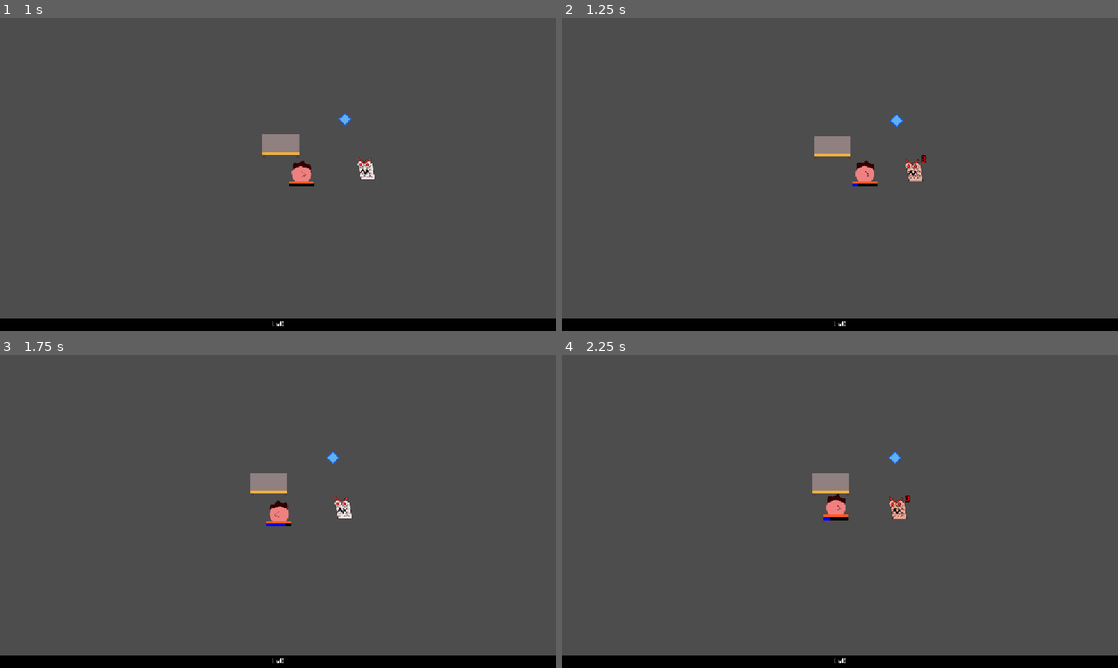
Above: before the commit, frames 1-4 (two rows, left to right).
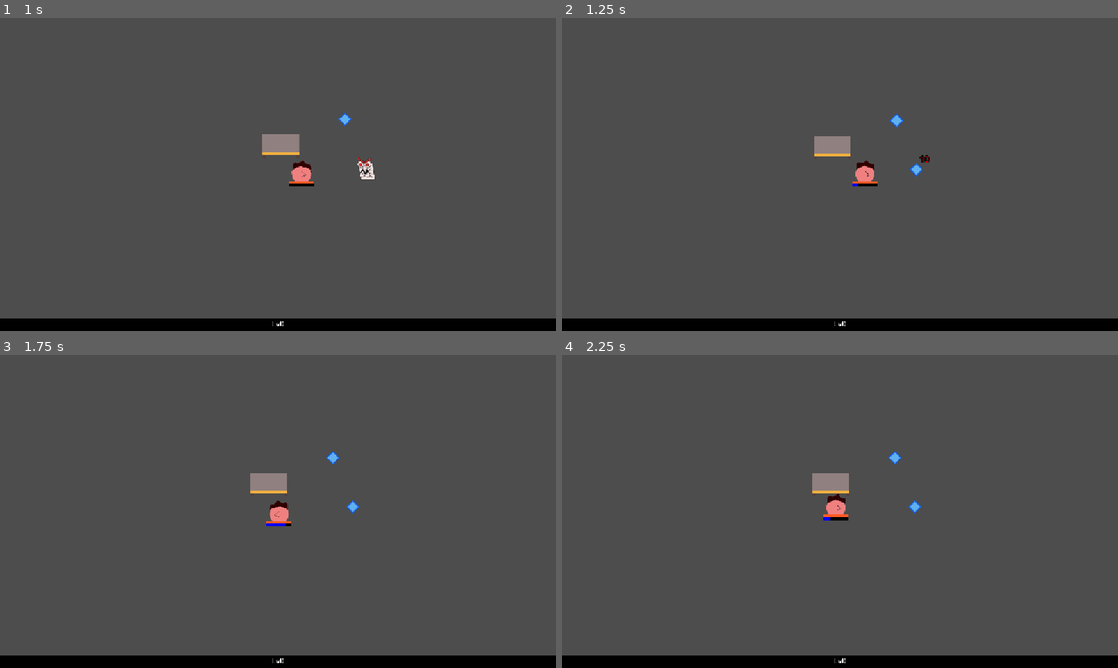
Above: after the commit, the same moments.

Repository: mathew-tran/LevelUpGameJam2025
Game: Godot game, scene res://Scene/Main.tscn
The game is run twice, just before and just after one commit, with the same random seed, the same clock (stepped at 60 frames per second) and the same inputs.
Inputs (mouse positions are in pixels of both pictures, inside the frame that each line leads up to):
- Up to frame 1 (1 s): move the mouse to (400, 158) at 0.52 s
- Up to frame 2 (1.25 s): no input
- Up to frame 3 (1.75 s): move the mouse to (166, 527) at 1.27 s
- Up to frame 4 (2.25 s): move the mouse to (895, 442) at 2.02 s

Frame 1 is identical in both runs. In frame 2, 0.2% of the frame differs, in the area x 61-67%, y 43-53%; in frame 3, 0.2%; in frame 4, 0.2%, in the area x 58-65%, y 44-53%.

Commit message:
added penetration state

Diff:
--- a/Content/CharacterData.gd
+++ b/Content/CharacterData.gd
@@ -26,8 +26,7 @@
 	return str
 
 func Create():
-	var instance = load("res://Prefabs/Characters/Base.tscn").instantiate()
+	var instance = load("res://Prefabs/Characters/BaseCharacter.tscn").instantiate()
 	instance.global_position = Finder.GetPlayer().GetPlayerPosition()
+	instance.CharacterDataRef = self
 	Finder.GetWorkerGroup().add_child(instance)
-
-	instance.Setup(self)
--- a/Content/CharacterPools/Common/Mark.tres
+++ b/Content/CharacterPools/Common/Mark.tres
@@ -1,10 +1,32 @@
-[gd_resource type="Resource" script_class="CharacterData" load_steps=6 format=3 uid="uid://cj6fpl8v47hn3"]
+[gd_resource type="Resource" script_class="CharacterData" load_steps=12 format=3 uid="uid://cj6fpl8v47hn3"]
 
 [ext_resource type="Texture2D" uid="uid://cj0tuc0njq1l3" path="res://Art/Character/Mark.png" id="1_tk5wi"]
 [ext_resource type="PackedScene" uid="uid://csm5aoidl1x0s" path="res://Prefabs/Projectiles/BaseProjectile.tscn" id="2_eoqc0"]
 [ext_resource type="Script" uid="uid://b1crlyox21yx2" path="res://Content/CharacterUpgradeData.gd" id="3_x2yx5"]
-[ext_resource type="Resource" uid="uid://comm7auor3dgh" path="res://Content/Characters/Mark/Upgrades/Mark_001.tres" id="4_dd2m4"]
+[ext_resource type="Script" uid="uid://bqa6hwpbpw3x0" path="res://Content/UpgradeTypes/CharacterUpgradeBaseAttack.gd" id="4_sr8xb"]
+[ext_resource type="Script" uid="uid://cxcg364uu2exq" path="res://Content/UpgradeTypes/CharacterUpgradePenetration.gd" id="4_viqu8"]
 [ext_resource type="Script" uid="uid://dadt4pa7kewb" path="res://Content/CharacterData.gd" id="5_6070i"]
+[ext_resource type="Script" uid="uid://civl0ns7ngbc6" path="res://Content/UpgradeTypes/CharacterUpgradeBaseAttackRate.gd" id="5_viqu8"]
+
+[sub_resource type="Resource" id="Resource_ia558"]
+script = ExtResource("4_viqu8")
+Penetration = 1
+metadata/_custom_type_script = "uid://cxcg364uu2exq"
+
+[sub_resource type="Resource" id="Resource_8w7eq"]
+script = ExtResource("5_viqu8")
+AttackRateIncrease = 15.0
+metadata/_custom_type_script = "uid://civl0ns7ngbc6"
+
+[sub_resource type="Resource" id="Resource_i4kpn"]
+script = ExtResource("4_sr8xb")
+Amount = 10.0
+metadata/_custom_type_script = "uid://bqa6hwpbpw3x0"
+
+[sub_resource type="Resource" id="Resource_sr8xb"]
+script = ExtResource("4_sr8xb")
+Amount = 10.0
+metadata/_custom_type_script = "uid://bqa6hwpbpw3x0"
 
 [resource]
 script = ExtResource("5_6070i")
@@ -14,5 +36,5 @@
 Description = "Has extra pencils to throw around."
 Picture = ExtResource("1_tk5wi")
 Projectile = ExtResource("2_eoqc0")
-Upgrades = Array[ExtResource("3_x2yx5")]([ExtResource("4_dd2m4")])
+Upgrades = Array[ExtResource("3_x2yx5")]([SubResource("Resource_ia558"), SubResource("Resource_8w7eq"), SubResource("Resource_i4kpn"), SubResource("Resource_sr8xb"), SubResource("Resource_ia558")])
 metadata/_custom_type_script = "uid://dadt4pa7kewb"
--- a/Content/Characters/Mark/Upgrades/Mark_001.tres
+++ /dev/null
@@ -1,8 +0,0 @@
-[gd_resource type="Resource" script_class="CharacterUpgradeBaseAttackData" load_steps=2 format=3 uid="uid://comm7auor3dgh"]
-
-[ext_resource type="Script" uid="uid://bqa6hwpbpw3x0" path="res://Content/UpgradeTypes/CharacterUpgradeBaseAttack.gd" id="1_je0x3"]
-
-[resource]
-script = ExtResource("1_je0x3")
-Amount = 3
-metadata/_custom_type_script = "uid://bqa6hwpbpw3x0"
--- /dev/null
+++ b/Content/StatResourceData.gd
@@ -0,0 +1,139 @@
+extends Resource
+
+class_name StatResourceData
+
+@export var FlatValue = 0.0
+var PercentageIncrease = 1.0
+var MultiplicationIncrease = 1.0
+
+@export var MaxClampValue = -1.0
+@export var MinClampValue = -1.0
+
+@export var PostPend = ""
+
+var GoodUpdates = [
+
+]
+var BadUpdates = [
+]
+
+enum SCALE_TYPE {
+	LINEAR,
+	ADDITIVE,
+	MULTIPLICATIVE
+}
+
+signal ValueUpdated(newValue)
+
+
+func GetPrettyStatString():
+	return str(GetValue()) + PostPend
+
+func GetValue():
+	var value = ((FlatValue) * PercentageIncrease) * MultiplicationIncrease
+	if MinClampValue != -1.0:
+		if value < MinClampValue:
+			value = MinClampValue
+	if MaxClampValue != -1.0:
+		if value > MaxClampValue:
+			value = MaxClampValue
+
+	return value
+
+func IncreaseValue(amount, scaleType = SCALE_TYPE.LINEAR, reasoning = "", bIsTemp = false, waitTime = 1.0, texture = null):
+	if amount == 0:
+		return
+
+	var prettyAmount = ""
+
+	var newAmount = amount
+	var index = -1
+	var stacks = 1
+	if amount >= 0:
+		for x in range(0, len(GoodUpdates)):
+			if GoodUpdates[x].Reason == reasoning:
+				newAmount = GoodUpdates[x].Amount + amount
+				stacks = GoodUpdates[x].Stacks + 1
+				index = x
+
+	else:
+		for x in range(0, len(BadUpdates)):
+			if BadUpdates[x].Reason == reasoning:
+				newAmount = BadUpdates[x].Amount + amount
+				stacks = GoodUpdates[x].Stacks + 1
+				index = x
+
+	if amount > 0:
+		prettyAmount += "+"
+
+	match scaleType:
+		SCALE_TYPE.LINEAR:
+			FlatValue += amount
+			prettyAmount += str(newAmount)
+		SCALE_TYPE.ADDITIVE:
+			PercentageIncrease += amount
+			prettyAmount += str(newAmount * 100)
+		SCALE_TYPE.MULTIPLICATIVE:
+			MultiplicationIncrease += amount
+			prettyAmount += str(newAmount)
+
+	match scaleType:
+		SCALE_TYPE.ADDITIVE:
+			prettyAmount += "%"
+
+	if stacks > 1:
+		prettyAmount += " (x" +  str(stacks) + ")"
+
+	var data = {
+		"Reason" : reasoning,
+		"Amount" : newAmount,
+		"ScaleType" : scaleType,
+		"PrettyAmount" : prettyAmount,
+		"Stacks" : stacks
+	}
+
+	if bIsTemp:
+		data["Reason"] += "(TEMP)"
+
+
+	if amount >= 0:
+		if index != -1:
+			GoodUpdates[index] = data
+		else:
+			GoodUpdates.append(data)
+	else:
+		if index != -1:
+			BadUpdates[index] = data
+		else:
+			BadUpdates.append(data)
+
+	ValueUpdated.emit(GetValue())
+
+#internal
+func ClearUpdate(updateToClear, updateList):
+	var updateToDelete = null
+	for x in range(0, len(updateList)):
+		if updateList[x] == updateToClear:
+			match updateList[x].ScaleType:
+				SCALE_TYPE.LINEAR:
+					FlatValue += -updateList[x].Amount
+				SCALE_TYPE.ADDITIVE:
+					PercentageIncrease += -updateList[x].Amount
+				SCALE_TYPE.MULTIPLICATIVE:
+					MultiplicationIncrease += -updateList[x].Amount
+			updateToDelete = updateList[x]
+			print(updateToDelete.Reason + "erased")
+
+	if updateToDelete:
+		updateList.erase(updateToDelete)
+
+func Undo(reasoning):
+	for update in GoodUpdates:
+		if update.Reason == reasoning:
+			ClearUpdate(update, GoodUpdates)
+
+	for update in BadUpdates:
+		if update.Reason == reasoning:
+			ClearUpdate(update, BadUpdates)
+
+	ValueUpdated.emit(GetValue())
--- /dev/null
+++ b/Content/Stats/CHAR_ATTACK_RATE.tres
@@ -0,0 +1,11 @@
+[gd_resource type="Resource" script_class="StatResourceData" load_steps=2 format=3 uid="uid://cm208bnqi7bki"]
+
+[ext_resource type="Script" uid="uid://d2nir15hqp07e" path="res://Content/StatResourceData.gd" id="1_g3ch0"]
+
+[resource]
+script = ExtResource("1_g3ch0")
+FlatValue = 0.0
+MaxClampValue = -1.0
+MinClampValue = -1.0
+PostPend = ""
+metadata/_custom_type_script = "uid://d2nir15hqp07e"
--- /dev/null
+++ b/Content/Stats/CHAR_DAMAGE.tres
@@ -0,0 +1,11 @@
+[gd_resource type="Resource" script_class="StatResourceData" load_steps=2 format=3 uid="uid://vnk6k7xcfv50"]
+
+[ext_resource type="Script" uid="uid://d2nir15hqp07e" path="res://Content/StatResourceData.gd" id="1_e0sdh"]
+
+[resource]
+script = ExtResource("1_e0sdh")
+FlatValue = 0.0
+MaxClampValue = -1.0
+MinClampValue = 0.0
+PostPend = ""
+metadata/_custom_type_script = "uid://d2nir15hqp07e"
--- /dev/null
+++ b/Content/SubStatResourceData.gd
@@ -0,0 +1,22 @@
+extends Resource
+
+class_name SubStatResourceData
+
+
+@export var FlatValue = 0
+@export var StatResourceRef : Resource
+
+var ModifiedResource : StatResourceData
+
+func MakeNewResource(resource):
+	var stat = resource
+	stat = stat.duplicate(true)
+	stat.FlatValue += FlatValue
+	return stat
+
+func Init():
+	ModifiedResource = MakeNewResource(StatResourceRef)
+	print("------------------------------- MAKE NEW STAT: " + StatResourceRef.resource_path)
+
+func Get():
+	return ModifiedResource
--- a/Content/UpgradeTypes/CharacterUpgradeBaseAttack.gd
+++ b/Content/UpgradeTypes/CharacterUpgradeBaseAttack.gd
@@ -1,13 +1,13 @@
 extends CharacterUpgradeData
 
 class_name CharacterUpgradeBaseAttackData
-@export var Amount = 3
+@export var Amount = 10.0
 
 func GetUpgradeName():
-	return "Increase base attack by " + str(Amount)
+	return "Increase base attack by " + str(Amount) + "%"
 
 func ApplyUpgrade(char : BaseCharacter):
-	char.Damage += Amount
+	char.SubStatDamage.Get().IncreaseValue(float(Amount)/100.0, StatResourceData.SCALE_TYPE.ADDITIVE, resource_path)
 
 func RemoveUpgrade(char : BaseCharacter):
-	char.Damage -= Amount
+	char.SubStatDamage.Get().Undo(resource_path)
--- /dev/null
+++ b/Content/UpgradeTypes/CharacterUpgradeBaseAttackRate.gd
@@ -0,0 +1,13 @@
+extends CharacterUpgradeData
+
+class_name CharacterUpgradeBaseAttackRateData
+@export var AttackRateIncrease = 10.0
+
+func GetUpgradeName():
+	return "Increase base attack rate by " + str(AttackRateIncrease)  + "%"
+
+func ApplyUpgrade(char : BaseCharacter):
+	char.SubStatAttackRate.Get().IncreaseValue(float(AttackRateIncrease)/100.0, StatResourceData.SCALE_TYPE.ADDITIVE, resource_path)
+
+func RemoveUpgrade(char : BaseCharacter):
+	char.SubStatAttackRate.Get().Undo(resource_path)
--- /dev/null
+++ b/Content/UpgradeTypes/CharacterUpgradePenetration.gd
@@ -0,0 +1,12 @@
+extends CharacterUpgradeData
+
+class_name CharacterUpgradePenetration
+@export var Penetration = 1
+
+func GetUpgradeName():
+	return "Increase projectile penetration by " + str(Penetration)
+
+func ApplyUpgrade(char : BaseCharacter):
+	char.Penetration += 1
+func RemoveUpgrade(char : BaseCharacter):
+	char.SubStatAttackRate.Get().Undo(resource_path)
--- a/Prefabs/Characters/Base.tscn
+++ b/Prefabs/Characters/BaseCharacter.tscn
@@ -1,9 +1,9 @@
 [gd_scene load_steps=9 format=3 uid="uid://uf5h3c2dv0a2"]
 
-[ext_resource type="Texture2D" uid="uid://cj0tuc0njq1l3" path="res://Art/Character/Mark.png" id="1_8spd0"]
-[ext_resource type="Script" uid="uid://cbqniscqsxqoo" path="res://Scripts/Character/BaseCharacter.gd" id="1_su17a"]
-[ext_resource type="PackedScene" uid="uid://cv6pm1detf5ct" path="res://Prefabs/UI/AbilityBar.tscn" id="3_8aybb"]
-[ext_resource type="Script" uid="uid://bd6c17ffm375y" path="res://Scripts/Components/HealthComponent.gd" id="4_jwghg"]
+[ext_resource type="Script" uid="uid://cbqniscqsxqoo" path="res://Scripts/Character/BaseCharacter.gd" id="1_18plh"]
+[ext_resource type="Texture2D" uid="uid://cj0tuc0njq1l3" path="res://Art/Character/Mark.png" id="2_hanbv"]
+[ext_resource type="PackedScene" uid="uid://cv6pm1detf5ct" path="res://Prefabs/UI/AbilityBar.tscn" id="3_u6xj4"]
+[ext_resource type="Script" uid="uid://bd6c17ffm375y" path="res://Scripts/Components/HealthComponent.gd" id="4_fya0b"]
 
 [sub_resource type="StyleBoxFlat" id="StyleBoxFlat_8aybb"]
 bg_color = Color(0, 0, 0, 1)
--- a/Prefabs/Player.tscn
+++ b/Prefabs/Player.tscn
@@ -1,7 +1,7 @@
 [gd_scene load_steps=4 format=3 uid="uid://d1demcer6jenb"]
 
 [ext_resource type="Script" uid="uid://bxjtbewgs4xrw" path="res://Scripts/Player.gd" id="1_b43ah"]
-[ext_resource type="PackedScene" uid="uid://uf5h3c2dv0a2" path="res://Prefabs/Characters/Base.tscn" id="1_x3d5u"]
+[ext_resource type="PackedScene" uid="uid://uf5h3c2dv0a2" path="res://Prefabs/Characters/BaseCharacter.tscn" id="1_x3d5u"]
 [ext_resource type="Resource" uid="uid://cj6fpl8v47hn3" path="res://Content/CharacterPools/Common/Mark.tres" id="2_b43ah"]
 
 [node name="Head" type="Node2D" groups=["Player"]]
--- a/Scripts/BaseProjectile.gd
+++ b/Scripts/BaseProjectile.gd
@@ -5,6 +5,7 @@
 var Direction = Vector2.RIGHT
 var Speed = 25
 var Damage = 3
+var Penetration = 0
 
 func _ready():
 	rotation = Direction.angle()
@@ -12,5 +13,11 @@
 func _process(delta: float) -> void:
 	global_position += Direction * Speed
 
+func Hit():
+	if Penetration <= 0:
+		queue_free()
+	else:
+		Penetration -= 1
+
 func _on_live_timer_timeout() -> void:
 	queue_free()
--- a/Scripts/Character/BaseCharacter.gd
+++ b/Scripts/Character/BaseCharacter.gd
@@ -9,8 +9,14 @@
 var FollowObject = null
 
 var Velocity = Vector2.ZERO
-var Damage = 3
+var Damage = 10
+var AttackRate = 1.0
+var SubStatAttackRate : Resource
+
+var SubStatDamage : Resource
+
 var CharacterLevel = 1
+var Penetration = 0
 
 
 func GetNextUpgrade():
@@ -22,6 +28,7 @@
 	$HealthComponent.OnTakeDamage.connect(OnTakeDamage)
 	$HealthComponent.OnDeath.connect(OnDeath)
 	OnTakeDamage(0)
+	Setup(CharacterDataRef)
 
 func OnTakeDamage(_amount):
 	$Healthbar.value = float($HealthComponent.CurrentHealth) / float($HealthComponent.MaxHealth)
@@ -34,6 +41,23 @@
 	CharacterDataRef = newData
 	$Sprite2D.texture = CharacterDataRef.Picture
 
+	SubStatDamage = SubStatResourceData.new()
+	SubStatDamage.StatResourceRef = load("res://Content/Stats/CHAR_DAMAGE.tres")
+	SubStatDamage.FlatValue = Damage
+	SubStatDamage.Init()
+
+	SubStatAttackRate = SubStatResourceData.new()
+	SubStatAttackRate.StatResourceRef = load("res://Content/Stats/CHAR_ATTACK_RATE.tres")
+	SubStatAttackRate.FlatValue = AttackRate
+
+	SubStatAttackRate.Init()
+	SubStatAttackRate.ModifiedResource.ValueUpdated.connect(OnAttackRateUpdate)
+
+	$ShootTimer.wait_time = 1/SubStatAttackRate.Get().GetValue()
+
+func OnAttackRateUpdate(rate):
+	$ShootTimer.wait_time = 1/rate
+
 func _on_shoot_timer_timeout() -> void:
 	if CharacterDataRef.Projectile:
 		var enemy = Finder.GetClosestEnemy(global_position)
@@ -41,7 +65,8 @@
 			var instance = CharacterDataRef.Projectile.instantiate()
 			instance.Direction = (enemy.global_position - global_position).normalized()
 			instance.global_position = global_position
-			instance.Damage = Damage
+			instance.Damage = SubStatDamage.Get().GetValue() + randi_range(0, 4)
+			instance.Penetration = Penetration
 			Finder.GetBulletsGroup().add_child(instance)
 
 func _process(delta: float) -> void:
--- a/Scripts/Enemy.gd
+++ b/Scripts/Enemy.gd
@@ -5,6 +5,7 @@
 var Direction = Vector2.ZERO
 @export var Speed = 30
 @export var Damage = 4
+@export var Penetration = 0
 @export var EXPToDrop = 10
 var Velocity=  Vector2.ZERO
 func _ready() -> void:
@@ -18,7 +19,7 @@
 	var instance = damageClass.instantiate()
 	instance.global_position = global_position
 	var data = {}
-	data["text"] = str(amount)
+	data["text"] = (str(int(amount)))
 	data["color"] = Color.RED
 	instance.data = data
 	Finder.GetEffectGroup().add_child(instance)
@@ -27,7 +28,7 @@
 	var instance = load("res://Prefabs/Pickups/EXP.tscn").instantiate()
 	instance.global_position = global_position
 	instance.Amount = EXPToDrop
-	Finder.GetEffectGroup().add_child(instance)
+	Finder.GetEffectGroup().call_deferred("add_child", instance)
 	queue_free()
 
 func _process(delta: float) -> void:
@@ -49,6 +50,5 @@
 
 func _on_area_2d_area_entered(area: Area2D) -> void:
 	if area is BaseProjectile:
-		area.Direction =Vector2.ZERO
 		$HealthComponent.TakeDamage(area.Damage)
-		area.queue_free()
+		area.Hit()
--- a/Scripts/UI/PurchaseButton.gd
+++ b/Scripts/UI/PurchaseButton.gd
@@ -22,7 +22,7 @@
 
 	$Label.text = nextUpgrade.GetUpgradeName()
 	$TextureRect.texture = character.CharacterDataRef.Picture
-	$Level.text = "LV" + str(character.CharacterLevel)
+	$Level.text = "LV" + str(character.CharacterLevel + 1)
 	$Name.text = character.CharacterDataRef.Name + " " +  character.CharacterDataRef.GetOccupationString()
 
 func _on_button_up() -> void:
Not shown, added: Content/StatResourceData.gd.uid
Not shown, added: Content/SubStatResourceData.gd.uid
Not shown, added: Content/UpgradeTypes/CharacterUpgradeBaseAttackRate.gd.uid
Not shown, added: Content/UpgradeTypes/CharacterUpgradePenetration.gd.uid
Not shown: 2 places in Prefabs/Characters/BaseCharacter.tscn that only renumber resources
Not shown, added: export_presets.cfg
